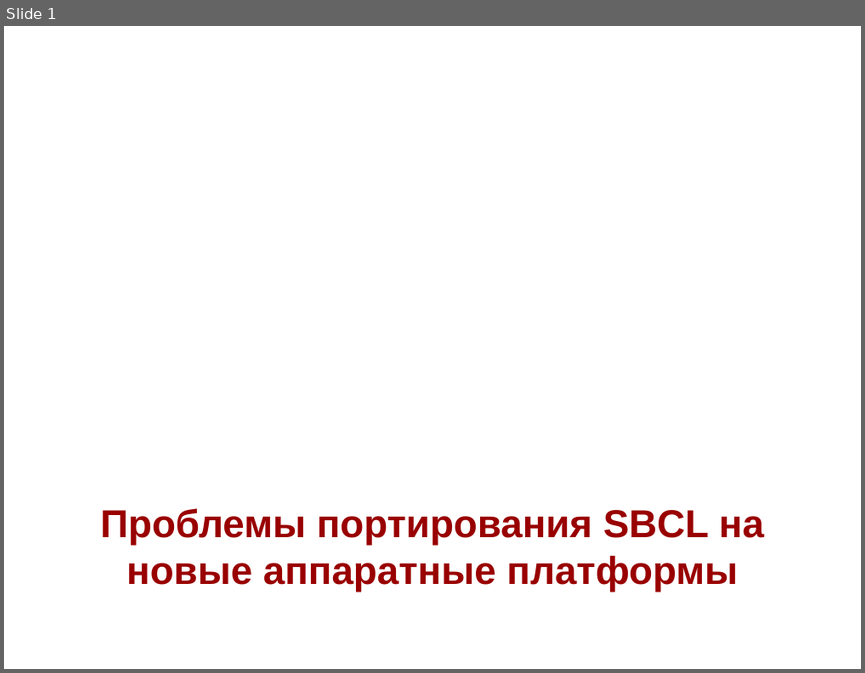
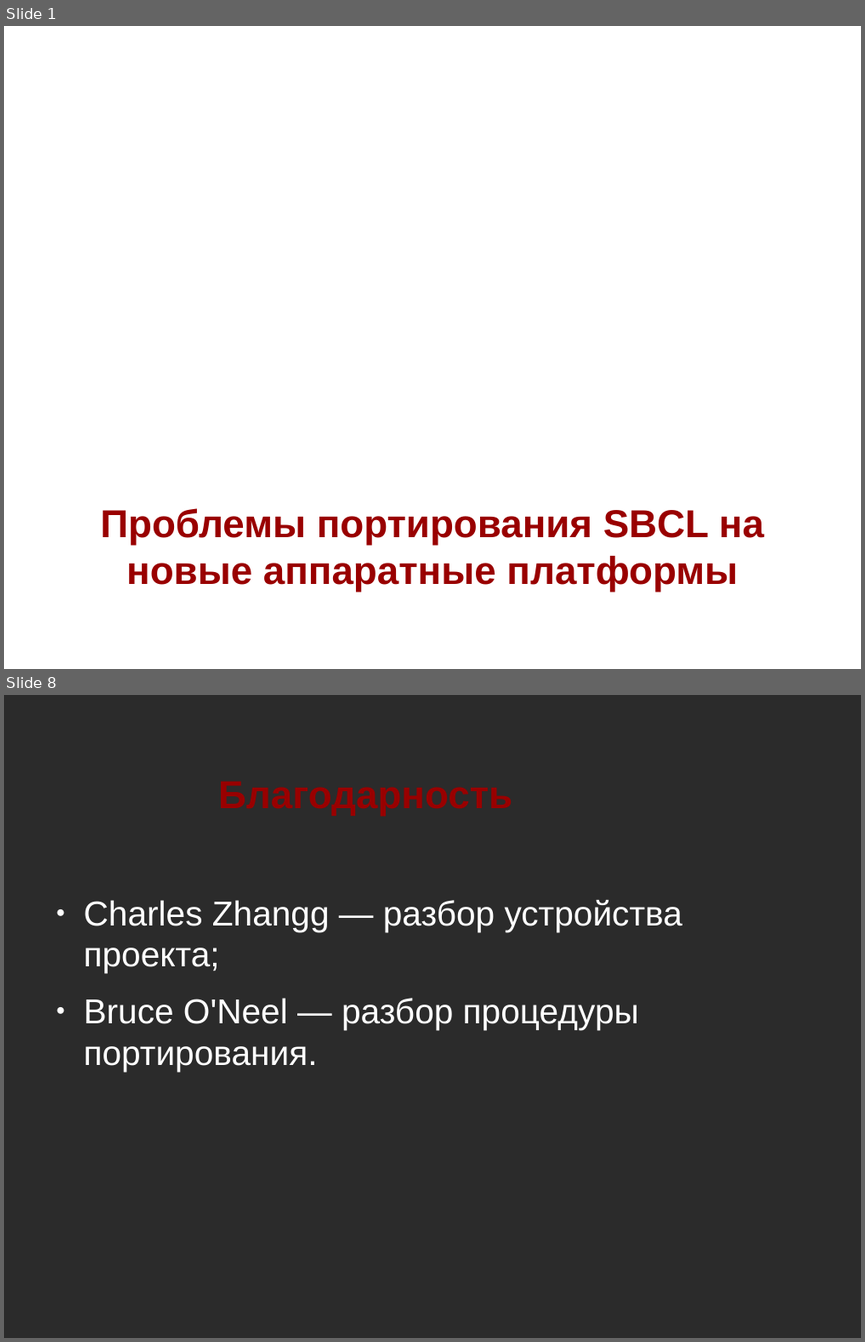
Before and after one commit to NIR-Ginko/presentations, a slide deck: SBCL porting.odp. Shown one above the other, each under a label of ours: slide 1 before the commit, slides 1 and 8 after it; the slides between them are not shown. The pictures are 865x673 and 865x1342 pixels, drawn with LibreOffice and Linux fonts; fonts in the diff are those of the drawing; background and template pictures are left out; a plain dark background stands for a picture behind light text. Boxes give left, top, right and bottom in pixels: in the first picture for what was removed or moved away, otherwise in the second. Text is boxed around its words. In the diff, an @@ line names an element or a change of style, - is before the commit and + after.

```diff
--- a/SBCL porting.odp
+++ b/SBCL porting.odp
@@ slide 8 added at [4,695,861,1338], background picture (left out) @@
@@ title added at [218,781,512,816], 36 pt, text #990000, bold @@
+Благодарность
@@ text added at [84,900,682,1072], 32 pt, text #FFFFFF @@
+● Charles Zhangg — разбор устройства проекта;
+● Bruce O'Neel — разбор процедуры портирования.
```
Also in this commit, not shown: 7 other slides added, 6 slides removed.
